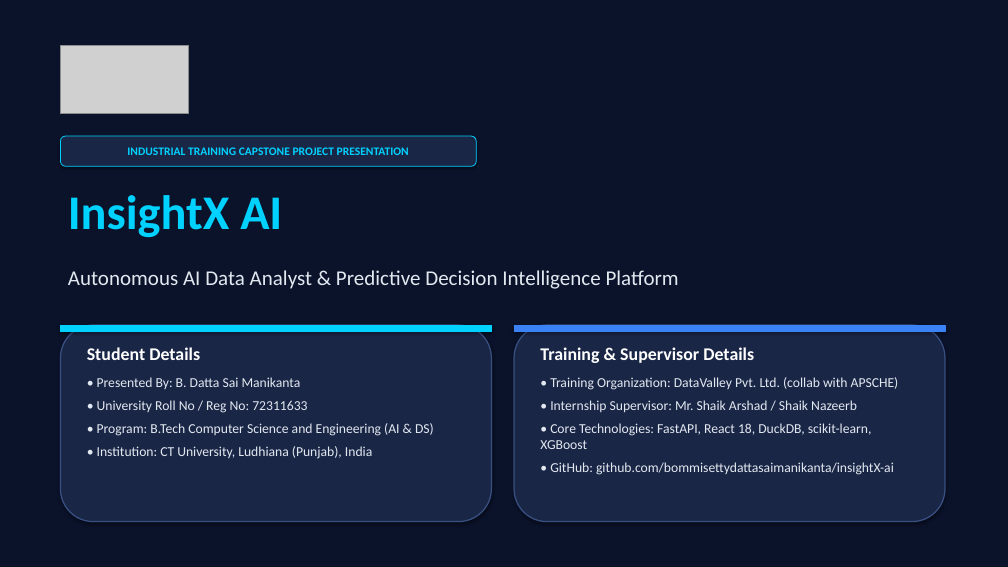
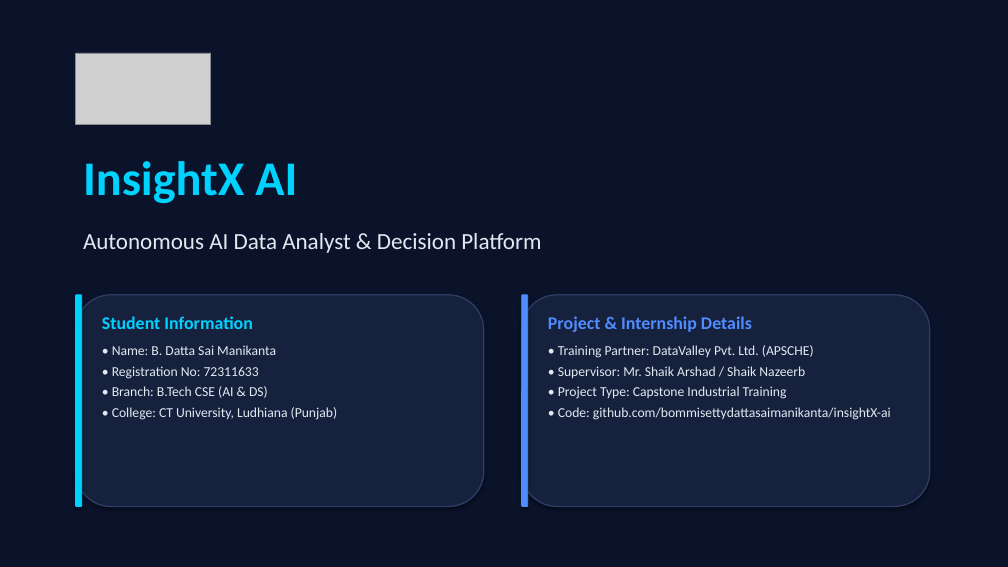
Before and after one commit to bommisettydattasaimanikanta/insightX-ai, a slide deck: slide 1 of InsightX_AI_Project_Presentation.pptx. Drawn at 1008x567 pixels with LibreOffice and Linux fonts; fonts in the diff are those of the drawing; grey boxes stand for pictures. Boxes give left, top, right and bottom in pixels: in the first picture for what was removed or moved away, otherwise in the second. Text is boxed around its words. In the diff, an @@ line names an element or a change of style, - is before the commit and + after.

Commit message:
style: simplify presentation slides with clean side headings and plain English

```diff
--- a/InsightX_AI_Project_Presentation.pptx
+++ b/InsightX_AI_Project_Presentation.pptx
@@ picture: place and size @@
-picture at <box>60,45,188,113</box>
+picture at <box>76,53,211,125</box>
@@ rounded rectangle removed at <box>60,136,476,166</box> @@
-INDUSTRIAL TRAINING CAPSTONE PROJECT PRESENTATION
@@ text "InsightX AI": place and size @@
-text "InsightX AI" at <box>68,195,282,237</box>
+text "InsightX AI" at <box>83,161,297,203</box>
@@ text at <box>83,233,541,253</box>: text changed; size 20 to 22 pt @@
-Autonomous AI Data Analyst & Predictive Decision Intelligence Platform
+Autonomous AI Data Analyst & Decision Platform
@@ rounded rectangle: place and size @@
-rounded rectangle at <box>60,325,492,522</box>
+rounded rectangle at <box>76,295,484,507</box>
@@ rounded rectangle at <box>76,295,484,507</box>: fill #1A2646 to #16213E; outline #385082 1.2 pt to #2E3E66 1.2 pt @@
@@ rounded rectangle added at <box>76,295,82,507</box>, fill #00D2FF, outline #00D2FF 0.75 pt @@
@@ rounded rectangle at <box>522,295,930,507</box>: fill #1A2646 to #16213E; outline #385082 1.2 pt to #2E3E66 1.2 pt @@
@@ rounded rectangle: place and size @@
-rounded rectangle at <box>514,325,945,522</box>
+rounded rectangle at <box>522,295,930,507</box>
@@ rounded rectangle added at <box>522,295,528,507</box>, fill #4F8CFF, outline #4F8CFF 0.75 pt @@
@@ rectangle removed at <box>60,325,492,331</box> @@
@@ text at <box>102,316,338,420</box>: text changed @@
-Student Details
-• Presented By: B. Datta Sai Manikanta
-• University Roll No / Reg No: 72311633
-• Program: B.Tech Computer Science and Engineering (AI & DS)
-• Institution: CT University, Ludhiana (Punjab), India
+Student Information
+• Name: B. Datta Sai Manikanta
+• Registration No: 72311633
+• Branch: B.Tech CSE (AI & DS)
+• College: CT University, Ludhiana (Punjab)
@@ rectangle removed at <box>514,325,945,331</box> @@
@@ text at <box>548,316,891,420</box>: text changed @@
-Training & Supervisor Details
-• Training Organization: DataValley Pvt. Ltd. (collab with APSCHE)
-• Internship Supervisor: Mr. Shaik Arshad / Shaik Nazeerb
-• Core Technologies: FastAPI, React 18, DuckDB, scikit-learn, XGBoost
-• GitHub: github.com/bommisettydattasaimanikanta/insightX-ai
+Project & Internship Details
+• Training Partner: DataValley Pvt. Ltd. (APSCHE)
+• Supervisor: Mr. Shaik Arshad / Shaik Nazeerb
+• Project Type: Capstone Industrial Training
+• Code: github.com/bommisettydattasaimanikanta/insightX-ai
```
Also in this commit, not shown: 8 slides added, 8 slides removed, 2 other files.
